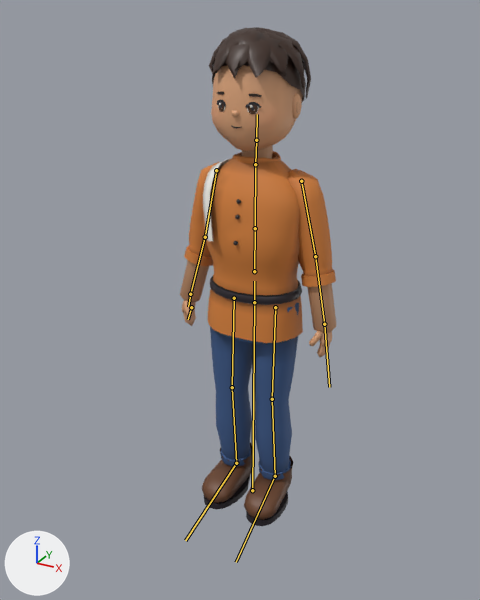
An edit to the glTF model public/models/villager-man.glb, drawn before and after from the same camera.
The view is the same before and after, from a 50 mm lens placed at (0.987, -1.901, 1.772), pointed at (0.019, -0.141, 0.892). The axes (+X, +Y, +Z) are drawn at lower left. The lights are the same throughout. The picture after the commit comes second. The bones that bend it are drawn over the model as lines.

Names of what the first picture shows: 'villager-man'.
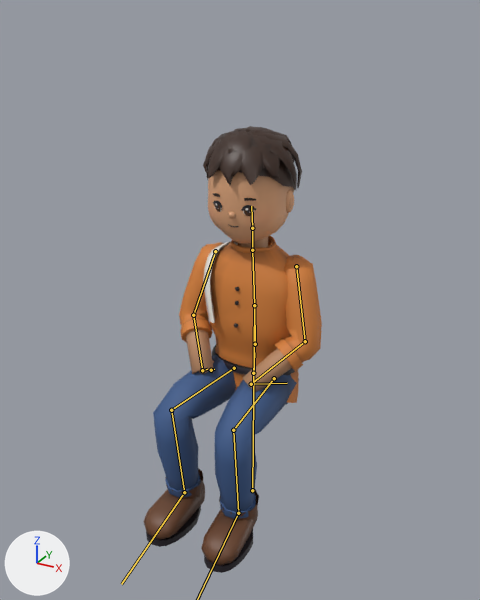
The newer file adds an action. The first version stands in its rest pose; the second is drawn at frame 6 of the action 'Sit'.

Changed parts and their boxes (x1, y1, x2, y2) in the pictures (480 x 600 px):
'villager-man', posed (14% wider, 10% shorter): before (180, 27, 336, 526); after (144, 126, 322, 573)
bone 'hips', root to tip: before (254, 302) to (254, 281); after (253, 373) to (254, 352)
bone 'spine', root to tip: before (254, 271) to (255, 228); after (255, 344) to (254, 305)
bone 'chest', root to tip: before (255, 228) to (255, 164); after (254, 305) to (252, 250)
bone 'head', root to tip: before (256, 140) to (257, 114); after (252, 228) to (251, 206)
bone 'upperarm_L', root to tip: before (301, 181) to (315, 256); after (296, 266) to (305, 341)
bone 'forearm_L', root to tip: before (315, 256) to (324, 324); after (305, 341) to (251, 384)
bone 'hand_L', root to tip: before (324, 324) to (329, 387); after (251, 384) to (287, 383)
bone 'upperarm_R', root to tip: before (216, 170) to (205, 237); after (215, 251) to (193, 315)
bone 'forearm_R', root to tip: before (205, 237) to (190, 294); after (193, 315) to (202, 370)
bone 'hand_R', root to tip: before (190, 294) to (188, 306); after (202, 370) to (207, 369)
bone 'thigh_L', root to tip: before (275, 307) to (272, 399); after (274, 378) to (233, 430)
bone 'shin_L', root to tip: before (272, 399) to (275, 476); after (233, 430) to (238, 513)
bone 'thigh_R', root to tip: before (234, 298) to (232, 387); after (234, 368) to (171, 410)
bone 'shin_R', root to tip: before (232, 387) to (236, 463); after (171, 410) to (184, 492)
bone 'foot_R', root to tip: before (236, 463) to (185, 540); after (184, 492) to (121, 584)

The change in detail:
Bone 'hips' (bone_hips) moves from (0.0, 0.0, 0.0) to (0.0, -0.284, 0.0).
Bone 'hips' (bone_hips) turns from (0, 0, 0) to (-4, 0, 0) degrees about its own x, y and z.
Bone 'spine' (bone_spine) turns from (0, 0, 0) to (7, 0, 0) degrees about its own x, y and z.
Bone 'chest' (bone_chest) turns from (0, 0, 0) to (2, 0, 0) degrees about its own x, y and z.
Bone 'head' (bone_head) turns from (0, 0, 0) to (1, 2, 0) degrees about its own x, y and z.
Bone 'upperarm_L' (bone_upperarm_l) turns from (0, 0, 0) to (-26, 45, -26) degrees about its own x, y and z.
Bone 'forearm_L' (bone_forearm_l) turns from (0, 0, 0) to (-51, -5, -10) degrees about its own x, y and z.
Bone 'hand_L' (bone_hand_l) turns from (0, 0, 0) to (141, -49, -34) degrees about its own x, y and z.
Bone 'upperarm_R' (bone_upperarm_r) turns from (0, 0, 0) to (-26, -45, 26) degrees about its own x, y and z.
Bone 'forearm_R' (bone_forearm_r) turns from (0, 0, 0) to (-51, 5, 10) degrees about its own x, y and z.
Bone 'hand_R' (bone_hand_r) turns from (0, 0, 0) to (141, 49, 34) degrees about its own x, y and z.
Bone 'thigh_L' (bone_thigh_l) turns from (0, 0, 0) to (-85, -6, 0) degrees about its own x, y and z.
Bone 'shin_L' (bone_shin_l) turns from (0, 0, 0) to (91, 0, 0) degrees about its own x, y and z.
Bone 'foot_L' (bone_foot_l) turns from (0, 0, 0) to (-3, 3, 4) degrees about its own x, y and z.
Bone 'thigh_R' (bone_thigh_r) turns from (0, 0, 0) to (-85, 6, 0) degrees about its own x, y and z.
Bone 'shin_R' (bone_shin_r) turns from (0, 0, 0) to (91, 0, 0) degrees about its own x, y and z.
Bone 'foot_R' (bone_foot_r) turns from (0, 0, 0) to (-3, -3, -4) degrees about its own x, y and z.
